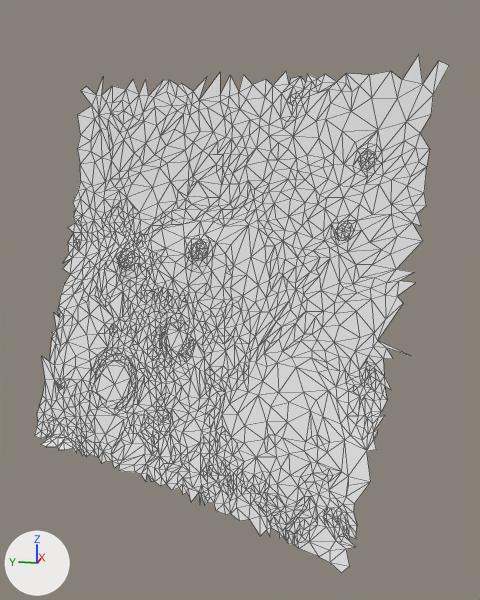
Two versions of the glTF model moon small_tiles/tile_252.glb, one commit apart.
Camera for both pictures: a 50 mm lens placed at (17.13, -14.36, -5.66), pointed at (24.76, -12.83, -7.56). The lights are fixed; the arrows at lower left show +X, +Y and +Z. The older version comes first. Mesh edges are drawn as thin lines. Vertices at exactly the same position are counted once.

Names of what the first picture shows: 't252'.
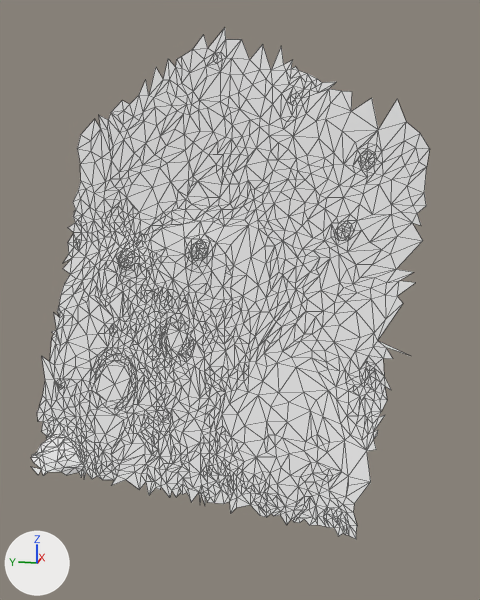
Changed parts and their boxes [x1, y1, x2, y2] in the pictures (480 x 600 px; the box of a moved part takes in the faces that stretch with it):
't252', reshaped
    before: [34, 54, 449, 573]
    after: [31, 28, 430, 539]
part 1 of me_t252, moved or reshaped
    before: [78, 54, 449, 135]
    after: [149, 28, 307, 99]
part 2 of me_t252, moved or reshaped
    before: [34, 421, 356, 573]
    after: [31, 444, 182, 497]

What the commit changed:
me_t252 is used by ob_t252; location (0.0, 0.0, 0.0).
me_t252 had 1855 vertices, 3514 faces and spanned x 23.0..26.49, y -15.0..-9.74, z -9.95..-4.84.
me_t252 now has 1875 vertices, 3557 faces and spans x 23.09..26.36, y -14.87..-9.75, z -10.17..-4.36.
Part 1, on me_t252:
25 vertices are removed from x 24.09..26.49, y -15.0..-10.11, z -5.45..-4.84.
45 faces are deleted.
34 vertices are added at x 25.08..26.01, y -13.45..-11.45, z -4.93..-4.36.
67 new faces join them.
Part 2, on me_t252:
50 vertices are removed from x 23.0..25.23, y -14.34..-9.74, z -9.95..-9.55.
99 faces are deleted.
61 vertices are added at x 24.18..24.86, y -12.21..-9.99, z -10.17..-9.8.
120 new faces join them.
